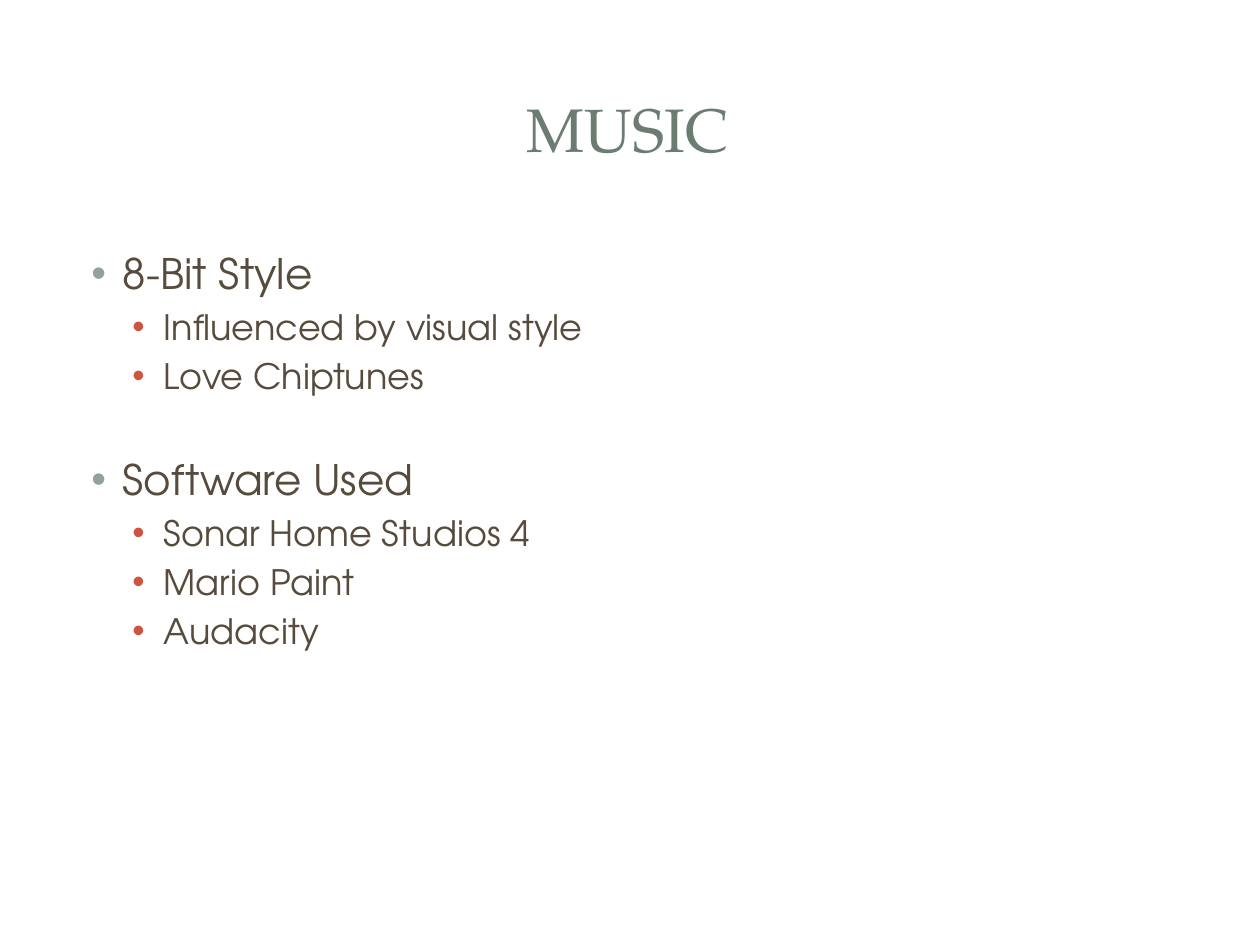
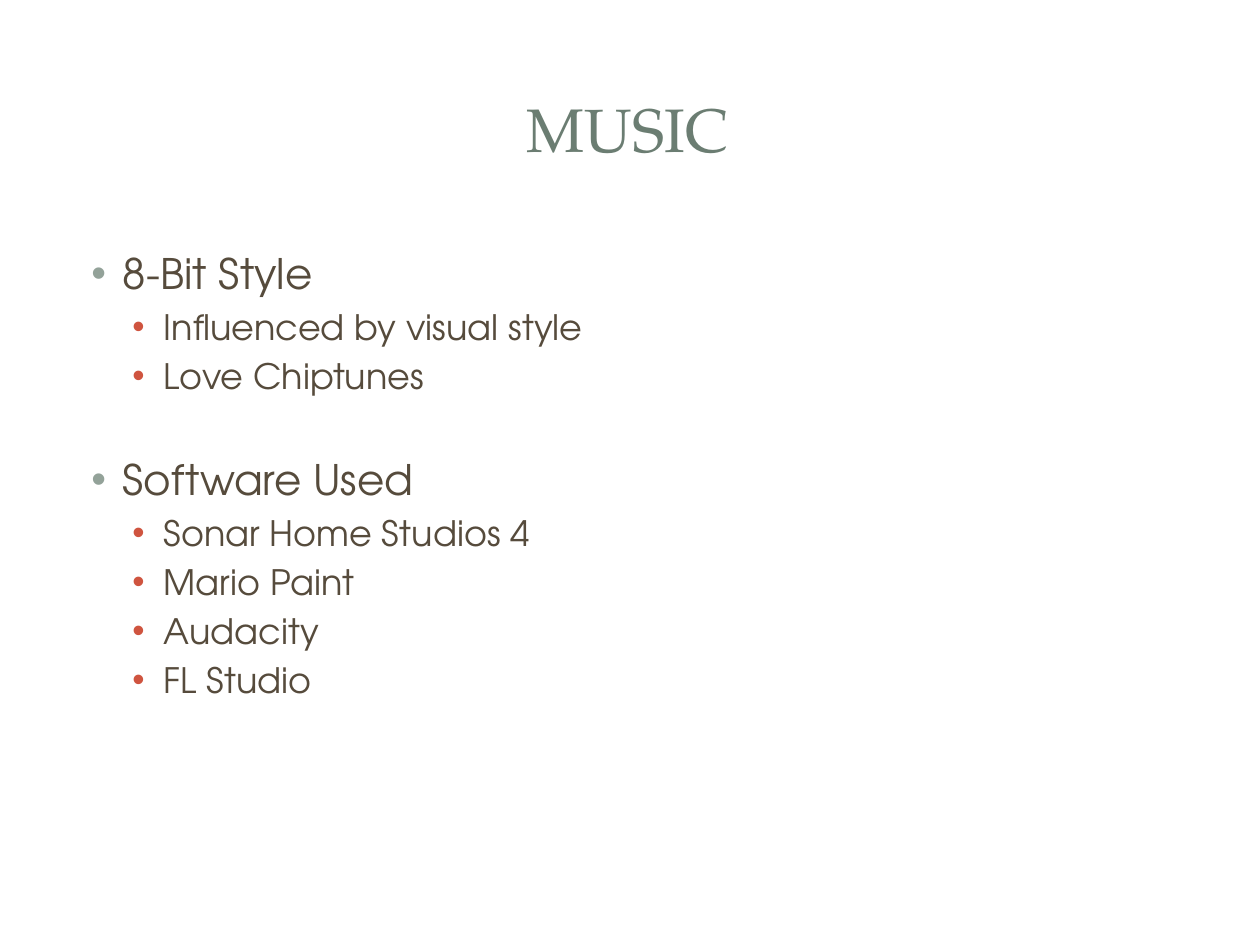
Before and after one commit to ylh/ogpc-5-team-agents-of-the-bsod, a slide deck: slide 9 of OGPC5 Game/Project Resources/Presentation/Urban Towers -Game.pptx. Drawn at 1260x945 pixels with LibreOffice and Linux fonts; fonts in the diff are those of the drawing; background and template pictures are left out. Boxes give left, top, right and bottom in pixels: in the first picture for what was removed or moved away, otherwise in the second. Text is boxed around its words. In the diff, an @@ line names an element or a change of style, - is before the commit and + after.

```diff
--- a/OGPC5 Game/Project Resources/Presentation/Urban Towers -Game.pptx
+++ b/OGPC5 Game/Project Resources/Presentation/Urban Towers -Game.pptx
@@ text at <box>164,666,312,694</box>: paragraph added @@
+  • FL Studio
```
Also in this commit, not shown: 1 other slide changed.
